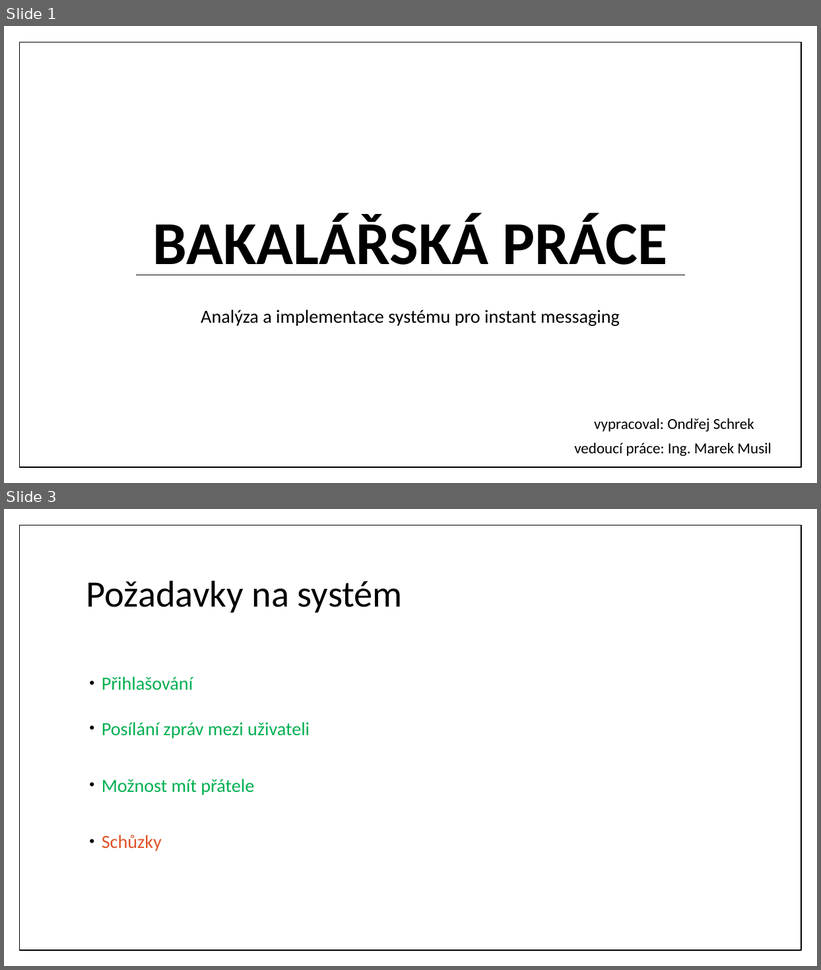
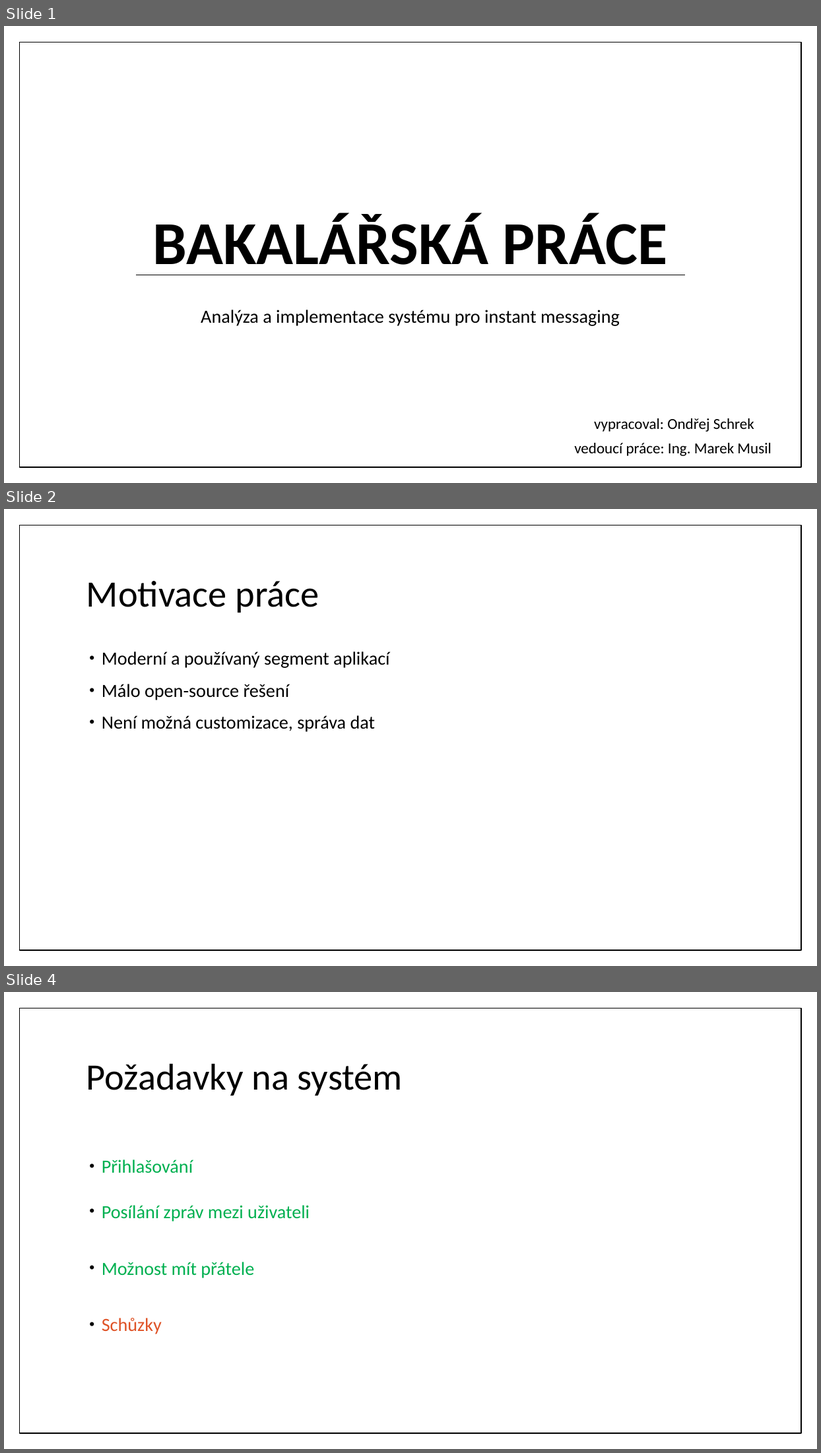
Before and after one commit to schrek1/bachelor-thesis, a slide deck: prezentace/schrek_bp.pptx. Shown one above the other, each under a label of ours: slides 1 and 3 before the commit, slides 1, 2 and 4 after it; the slides between them are not shown. The pictures are 821x970 and 821x1453 pixels, drawn with LibreOffice and Linux fonts; fonts in the diff are those of the drawing. Boxes give left, top, right and bottom in pixels: in the first picture for what was removed or moved away, otherwise in the second. Text is boxed around its words. In the diff, an @@ line names an element or a change of style, - is before the commit and + after.

```diff
--- a/prezentace/schrek_bp.pptx
+++ b/prezentace/schrek_bp.pptx
@@ slide 2 added at bbox=[4, 509, 817, 966], background #FFFFFF; not listed: 1 template element that a slide beside it also shows @@
@@ title added at bbox=[86, 581, 319, 613], 44 pt, text #000000 @@
+Motivace práce
@@ text added at bbox=[102, 652, 389, 732], 22 pt, text #000000 @@
+• Moderní a používaný segment aplikací
+• Málo open-source řešení
+• Není možná customizace, správa dat
@@ what was slide 3 is now slide 4 @@
```
Also in this commit, not shown: 3 slides changed, 1 other slide added.
